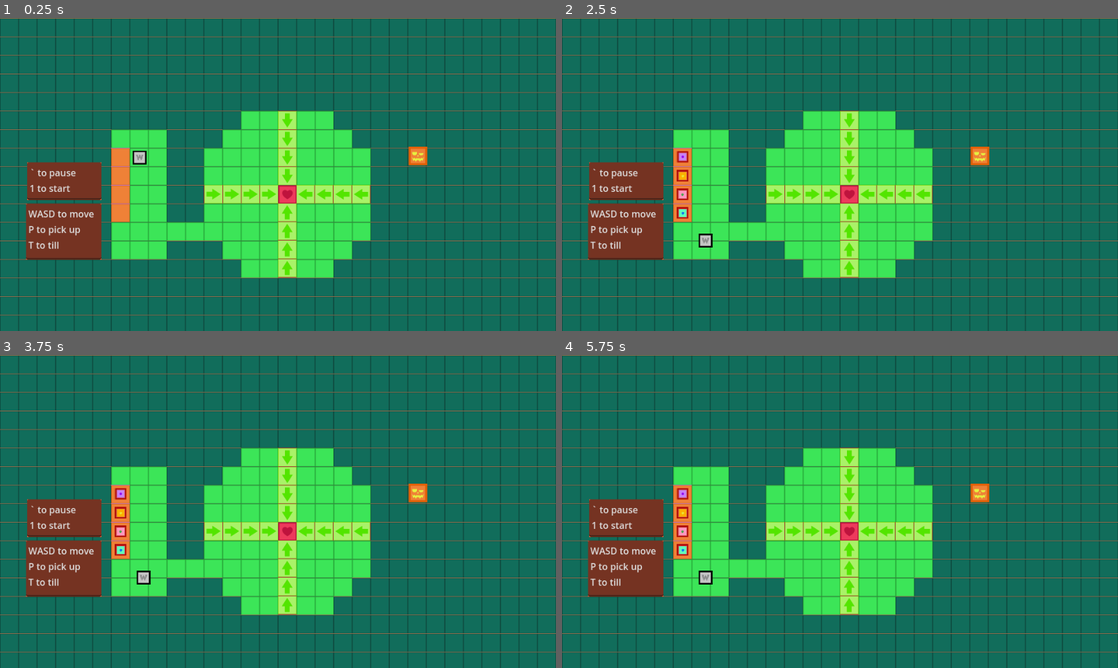
Above: before the commit, frames 1-4 (two rows, left to right).
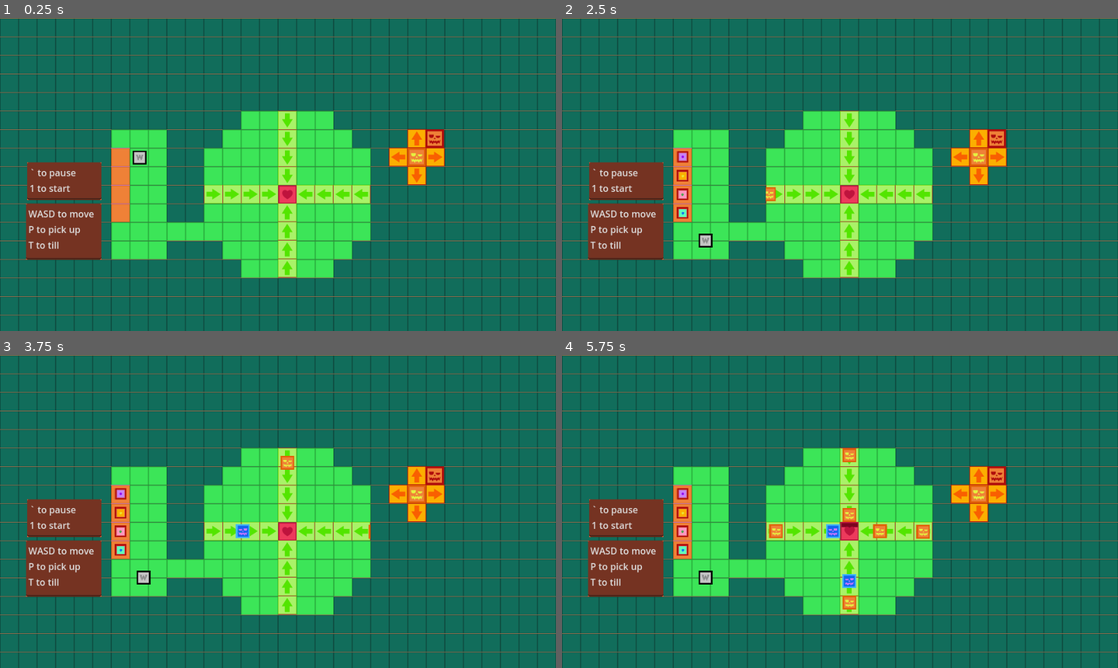
Above: after the commit, the same moments.

Repository: stirs1/wizardfarmer
Game: Godot game, scene res://main.tscn
Two runs of this game, one before a commit and one after it. Both use one fixed random seed, a clock stepped at 60 frames per second and the inputs below.
Inputs (mouse positions are in pixels of both pictures, inside the frame that each line leads up to):
- Up to frame 1 (0.25 s): no input
- Up to frame 2 (2.5 s): tap Enter at 0.5 s; hold Right (move_right) 0.53-1.28 s; tap P (pick_place) at 0.6 s; tap 1 (start) at 1.25, 1.35 s; hold Down (move_down) 1.28-2 s; click (962, 155) at 2.02 s
- Up to frame 3 (3.75 s): click (417, 473) at 2.77 s; click (433, 495) at 3.52 s
- Up to frame 4 (5.75 s): click (979, 511) at 4.27 s; click (995, 477) at 5.02 s

The runs differ from the first frame. In frame 1, 1.2% of the frame differs, in the area x 69-80%, y 35-54%; in frame 2, 1.2%; in frame 3, 1.4%; in frame 4, 2.2%, in the area x 37-80%, y 29-82%.

Commit message:
add buttons + assets

Diff:
--- a/CombatManager.gd
+++ b/CombatManager.gd
@@ -17,8 +17,19 @@
 @onready var heart_home = get_tree().root.get_node("Main/HeartHome")
 
 func _setup_buttons():
+	var left_button = get_tree().root.get_node("Main/LeftButton")
+	var right_button = get_tree().root.get_node("Main/RightButton")
+	var up_button = get_tree().root.get_node("Main/UpButton")
+	var down_button = get_tree().root.get_node("Main/DownButton")
 	var random_button = get_tree().root.get_node("Main/RandomButton")
+	var all_button = get_tree().root.get_node("Main/AllButton")
+
+	left_button.pressed.connect(func(): spawn_pumpkin("left"))
+	right_button.pressed.connect(func(): spawn_pumpkin("right"))
+	up_button.pressed.connect(func(): spawn_pumpkin("up"))
+	down_button.pressed.connect(func(): spawn_pumpkin("down"))
 	random_button.pressed.connect(spawn_random_pumpkin)
+	all_button.pressed.connect(spawn_all_pumpkins)
 
 var spawn_positions = {
 	"left": Vector2(337, 304),
--- a/main.tscn
+++ b/main.tscn
@@ -11,7 +11,17 @@
 [ext_resource type="PackedScene" uid="uid://cvdsbhnx8dmyr" path="res://heart_home.tscn" id="11_g8oir"]
 [ext_resource type="Texture2D" uid="uid://cirdwxkbiggjt" path="res://art/Tiles/enemy_pumpkin_state1.png" id="11_ipa34"]
 [ext_resource type="Texture2D" uid="uid://divm51wx8d8de" path="res://art/Tiles/enemy_pumpkin_state2.png" id="12_1cmci"]
+[ext_resource type="Texture2D" uid="uid://0od81xag0tia" path="res://art/Tiles/Asset 33.png" id="13_5i8gy"]
+[ext_resource type="Texture2D" uid="uid://did1awg2m1w6y" path="res://art/Tiles/Asset 37.png" id="14_njp5s"]
+[ext_resource type="Texture2D" uid="uid://brwlr0swjqmjv" path="res://art/Tiles/Asset 34.png" id="15_4hgjt"]
+[ext_resource type="Texture2D" uid="uid://c7q2j06gwr18y" path="res://art/Tiles/Asset 38.png" id="16_jqcd6"]
 [ext_resource type="PackedScene" uid="uid://dpebx8aichf2f" path="res://enemy_target.tscn" id="17_m13fc"]
+[ext_resource type="Texture2D" uid="uid://cfsh251r6ld07" path="res://art/Tiles/Asset 35.png" id="17_non1k"]
+[ext_resource type="Texture2D" uid="uid://b450ugt4jw1is" path="res://art/Tiles/Asset 39.png" id="18_hl5gs"]
+[ext_resource type="Texture2D" uid="uid://bsua4isrhj3nm" path="res://art/Tiles/Asset 36.png" id="19_vyq66"]
+[ext_resource type="Texture2D" uid="uid://bgp7oixaqtpte" path="res://art/Tiles/Asset 40.png" id="20_0uii7"]
+[ext_resource type="Texture2D" uid="uid://cox8wn6rscmb6" path="res://art/Tiles/Asset 42.png" id="21_0piad"]
+[ext_resource type="Texture2D" uid="uid://fhgmvqcuq8nm" path="res://art/Tiles/Asset 43.png" id="22_ttdp7"]
 
 [sub_resource type="TileSetAtlasSource" id="TileSetAtlasSource_gd8pc"]
 texture = ExtResource("2_5auk8")
@@ -142,12 +152,57 @@
 
 [node name="RandomButton" type="TextureButton" parent="."]
 z_index = 1000
-offset_left = 705.0
-offset_top = 222.0
-offset_right = 738.0
-offset_bottom = 255.0
+offset_left = 703.0
+offset_top = 224.0
+offset_right = 736.0
+offset_bottom = 257.0
 texture_normal = ExtResource("11_ipa34")
 texture_pressed = ExtResource("12_1cmci")
 
+[node name="LeftButton" type="TextureButton" parent="."]
+z_index = 1000
+offset_left = 671.0
+offset_top = 223.0
+offset_right = 704.0
+offset_bottom = 257.0
+texture_normal = ExtResource("13_5i8gy")
+texture_pressed = ExtResource("14_njp5s")
+
+[node name="UpButton" type="TextureButton" parent="."]
+z_index = 1000
+offset_left = 703.0
+offset_top = 191.0
+offset_right = 736.0
+offset_bottom = 224.0
+texture_normal = ExtResource("15_4hgjt")
+texture_pressed = ExtResource("16_jqcd6")
+
+[node name="RightButton" type="TextureButton" parent="."]
+z_index = 1000
+offset_left = 735.0
+offset_top = 223.0
+offset_right = 770.0
+offset_bottom = 258.0
+texture_normal = ExtResource("17_non1k")
+texture_pressed = ExtResource("18_hl5gs")
+
+[node name="DownButton" type="TextureButton" parent="."]
+z_index = 1000
+offset_left = 703.0
+offset_top = 255.0
+offset_right = 736.0
+offset_bottom = 288.0
+texture_normal = ExtResource("19_vyq66")
+texture_pressed = ExtResource("20_0uii7")
+
+[node name="AllButton" type="TextureButton" parent="."]
+z_index = 1000
+offset_left = 734.0
+offset_top = 192.0
+offset_right = 767.0
+offset_bottom = 224.0
+texture_normal = ExtResource("21_0piad")
+texture_pressed = ExtResource("22_ttdp7")
+
 [editable path="dirt"]
 [editable path="wizard"]
Binary file added: art/Tiles/Asset 33.png
Not shown, added: art/Tiles/Asset 33.png.import
Binary file added: art/Tiles/Asset 34.png
Not shown, added: art/Tiles/Asset 34.png.import
Binary file added: art/Tiles/Asset 35.png
Not shown, added: art/Tiles/Asset 35.png.import
Binary file added: art/Tiles/Asset 36.png
Not shown, added: art/Tiles/Asset 36.png.import
Binary file added: art/Tiles/Asset 37.png
Not shown, added: art/Tiles/Asset 37.png.import
Binary file added: art/Tiles/Asset 38.png
Not shown, added: art/Tiles/Asset 38.png.import
(and 9 more such lines)
